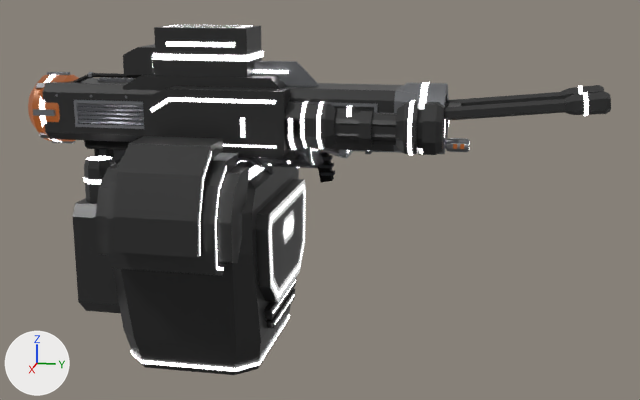
The Blender file assets-src/blend/weapons.blend: old version first, new version second.
Rendered twice from a 50 mm camera at (2.215, 0.744, 0.481) aimed at (-0.004, 0.3, -0.074). Arrows for +X, +Y and +Z are at lower left; the lights stay in place. The picture after the commit comes second.

Script lines for the objects in view, before the commit:
```python
ob_burster = bpy.data.objects.new('burster', me_burster)
ob_burster.location = (0.0, 0.0, 0.0)
ob_hive = bpy.data.objects.new('hive', me_hive)
ob_hive.location = (0.0, 0.0, 0.0)
ob_mauler = bpy.data.objects.new('mauler', me_mauler)
ob_mauler.location = (0.0, 0.0, 0.0)
ob_max_shell = bpy.data.objects.new('max_shell', me_max_shell)
ob_max_shell.location = (0.0, 0.0, 0.0)
ob_pounder = bpy.data.objects.new('pounder', me_pounder)
ob_pounder.location = (0.0, 0.0, 0.0)
# also in view: 'striker' at (-0.014, 0.07, 0.084); 'skyhook' at (0.0, 0.075, 0.104)
```
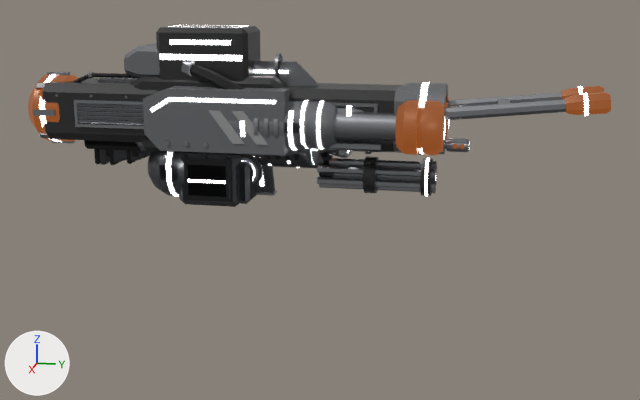
Commit message: MAX exosuit models, arm guns in place of the shell

Pixel boxes (x1, y1, x2, y2) of what changed, in the pictures (640 x 400 px):
'max_shell', deleted: before (73, 136, 306, 375)
    faces in mat_body (black #272727): (73, 136, 304, 375)
    faces in mat_accent (white #ffffff, glowing white #ffffff): (83, 152, 305, 372)
    faces in mat_glow (white #ffffff, glowing white #ffffff): (268, 179, 306, 302)
    faces in mat_glow_white (white #ffffff, glowing white #ffffff): (86, 156, 293, 237)
    faces in mat_halo_white (white #ffffff, glowing white #ffffff): (283, 210, 295, 244)
'mauler', reshaped: before (123, 44, 449, 158); after (124, 43, 449, 157)
'burster', reshaped: before (153, 25, 611, 149); after (156, 25, 611, 149)
'pounder', reshaped (mostly hidden before): before (152, 65, 423, 158); after (136, 61, 309, 207)
'pounder_spin', added: after (317, 156, 437, 196)
    faces in mat_metal (grey #95979b): (317, 158, 437, 193)
    faces in mat_body (black #272727): (363, 156, 437, 196)
    faces in mat_accent (white #ffffff, glowing white #ffffff): (424, 158, 430, 196)
part 1 of me_pounder, added (mostly hidden): after (254, 118, 258, 136)
part 2 of me_pounder, added (mostly hidden): after (264, 119, 268, 138)
part 3 of me_pounder, added (mostly hidden): after (274, 119, 278, 138)
part 4 of me_pounder, deleted (mostly hidden): before (152, 65, 423, 157)
part 5 of me_pounder, cut back (mostly hidden before): before (284, 149, 296, 157); after (136, 61, 309, 207)
part 6 of me_mauler, added: after (308, 140, 382, 151)
part 7 of me_mauler, rebuilt: before (444, 124, 445, 137); after (443, 116, 446, 141)
part 8 of me_mauler, deleted: before (142, 44, 449, 157)
part 9 of me_mauler, reshaped: before (123, 47, 449, 158); after (124, 43, 449, 157)
part 10 of me_burster, added: after (498, 99, 510, 104)
part 11 of me_burster, rebuilt: before (444, 110, 566, 121); after (444, 99, 566, 120)
part 12 of me_burster, deleted: before (153, 25, 611, 118)
part 13 of me_burster, cut back: after (156, 25, 611, 149)

Patch to the scene script:
```diff
--- a/assets-src/blend/weapons.blend.py
+++ b/assets-src/blend/weapons.blend.py
@@ me_pounder @@
-me_pounder.from_pydata(...)  # 1630 vertices, 382 faces; spans x -0.141..0.141, y -0.22..0.6, z -0.078..0.344
+me_pounder.from_pydata(...)  # 988 vertices, 670 faces; spans x -0.144..0.144, y -0.22..0.31, z -0.09..0.347
+# me_pounder part 1: a new loose piece, a 12-sided cylinder along y spanning x 0.0256..0.1444, y 0.165..0.175, z 0.0756..0.1944, in mat_metal (grey #95979b)
+# me_pounder part 2: a new loose piece, a 12-sided cylinder along y spanning x 0.026..0.144, y 0.19..0.2, z 0.076..0.194, in mat_metal (grey #95979b)
+# me_pounder part 3: a new loose piece, a 12-sided cylinder along y spanning x 0.0256..0.1444, y 0.215..0.225, z 0.0756..0.1944, in mat_metal (grey #95979b)
+# me_pounder part 4: 365 loose pieces with 1528 vertices, spanning x -0.141..0.141, y -0.22..0.6, z -0.078..0.344, are deleted
+# me_pounder part 5: 74 vertices removed from x -0.129..0.129, y -0.22..0.31, z 0.05..0.34; 816 vertices added at x -0.144..0.144, y -0.22..0.31, z -0.09..0.347
+# other edits to the shape of me_pounder do not show in these pictures
 me_pounder.materials.append(mat_body)
@@ me_pounder @@
 me_pounder.materials.append(mat_glow_white)
+me_pounder.materials.append(mat_metal)  # grey #95979b
+me_pounder.materials.append(mat_armor)  # grey #6c6e71
+me_pounder.materials.append(mat_polymer)  # dark grey #353538
+me_pounder.materials.append(mat_rubber)  # black #1d1d1d
@@ me_mauler @@
-me_mauler.from_pydata(...)  # 1468 vertices, 353 faces; spans x -0.149..0.149, y -0.2..0.623, z -0.078..0.322
+me_mauler.from_pydata(...)  # 982 vertices, 687 faces; spans x -0.149..0.149, y -0.2..0.623, z -0.09..0.324
+# me_mauler part 6: a new loose piece, a 6-sided cylinder along y spanning x 0.075..0.095, y 0.2..0.47, z 0.078..0.102, in mat_metal (grey #95979b)
+# me_mauler part 7: the loose piece of 8 vertices spanning x 0.063..0.107, y 0.623, z 0.118..0.162 is rebuilt with 24 vertices and now spans x 0.056..0.114, y 0.619..0.623, z 0.111..0.169
+# me_mauler part 8: 312 loose pieces with 1256 vertices, spanning x -0.149..0.149, y -0.2..0.623, z -0.078..0.322, are deleted
+# me_mauler part 9: 138 vertices removed from x -0.141..0.141, y -0.2..0.62, z -0.065..0.32; 844 vertices added at x -0.149..0.149, y -0.2..0.62, z -0.09..0.324
+# other edits to the shape of me_mauler do not show in these pictures
 me_mauler.materials.append(mat_body)
@@ me_mauler @@
 me_mauler.materials.append(mat_glow_white)
+me_mauler.materials.append(mat_metal)  # grey #95979b
+me_mauler.materials.append(mat_armor)  # grey #6c6e71
+me_mauler.materials.append(mat_paint)  # grey #959595
+me_mauler.materials.append(mat_heat)  # brown #594538, glowing orange #ff8938
@@ me_burster @@
-me_burster.from_pydata(...)  # 1250 vertices, 303 faces; spans x -0.112..0.112, y -0.22..1.002, z -0.078..0.371
+me_burster.from_pydata(...)  # 984 vertices, 676 faces; spans x -0.116..0.116, y -0.22..1.002, z -0.09..0.371
+# me_burster part 10: a new loose piece, a box spanning x -0.07..0.07, y 0.745..0.775, z 0.176..0.196, in mat_metal (grey #95979b)
+# me_burster part 11: the loose piece of 4 vertices spanning x 0.07..0.084, y 0.4..0.922, z 0.134..0.194 is rebuilt with 16 vertices and now spans x 0.055..0.085, y 0.398..0.922, z 0.135..0.216, in mat_metal (grey #95979b)
+# me_burster part 12: 277 loose pieces with 1116 vertices, spanning x -0.11..0.11, y -0.22..1.002, z -0.078..0.371, are deleted
+# me_burster part 13: 106 vertices removed from x -0.112..0.112, y -0.22..1.002, z 0.05..0.235; 912 vertices added at x -0.116..0.116, y -0.22..1.002, z -0.09..0.371
+# other edits to the shape of me_burster do not show in these pictures
 me_burster.materials.append(mat_body)
@@ me_burster @@
 me_burster.materials.append(mat_glow_white)
+me_burster.materials.append(mat_metal)  # grey #95979b
+me_burster.materials.append(mat_armor)  # grey #6c6e71
+me_burster.materials.append(mat_rubber)  # black #1d1d1d
+me_burster.materials.append(mat_heat)  # brown #594538, glowing orange #ff8938
+me_burster.materials.append(mat_glass)  # dark blue #273f50
@@ ob_max_shell @@
-ob_max_shell = bpy.data.objects.new('max_shell', me_max_shell)
@@ ob_pounder_spin @@
+ob_pounder_spin = bpy.data.objects.new('pounder_spin', me_pounder_spin)  # 228 vertices, 167 faces; spans x -0.047..0.047, y 0.3..0.6, z -0.047..0.047; in mat_metal (grey #95979b), mat_glow_white (white #ffffff, glowing white #ffffff), mat_body (black #272727), mat_accent (white #ffffff, glowing white #ffffff)
+ob_pounder_spin.location = (0.0, 0.0, 0.0)
```
